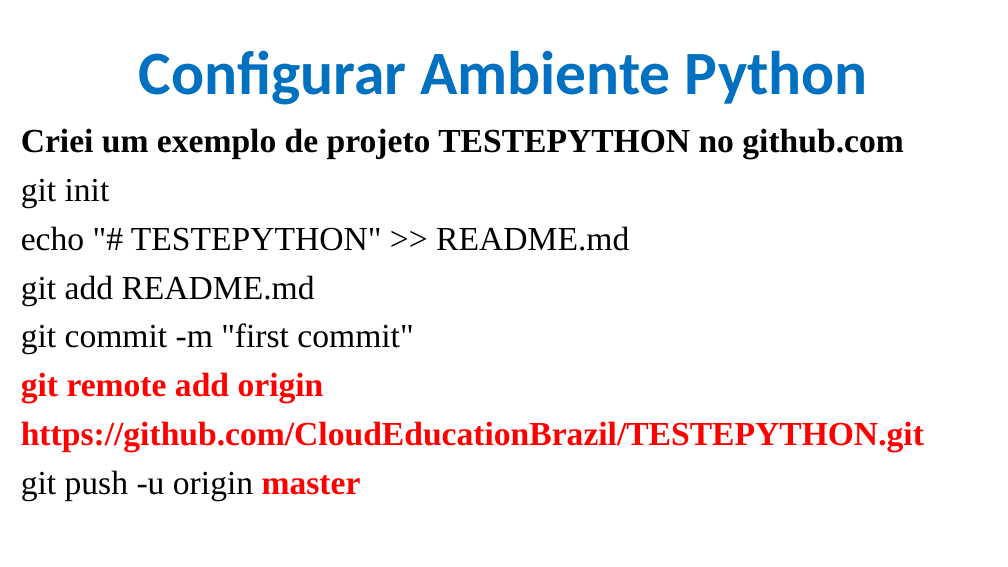
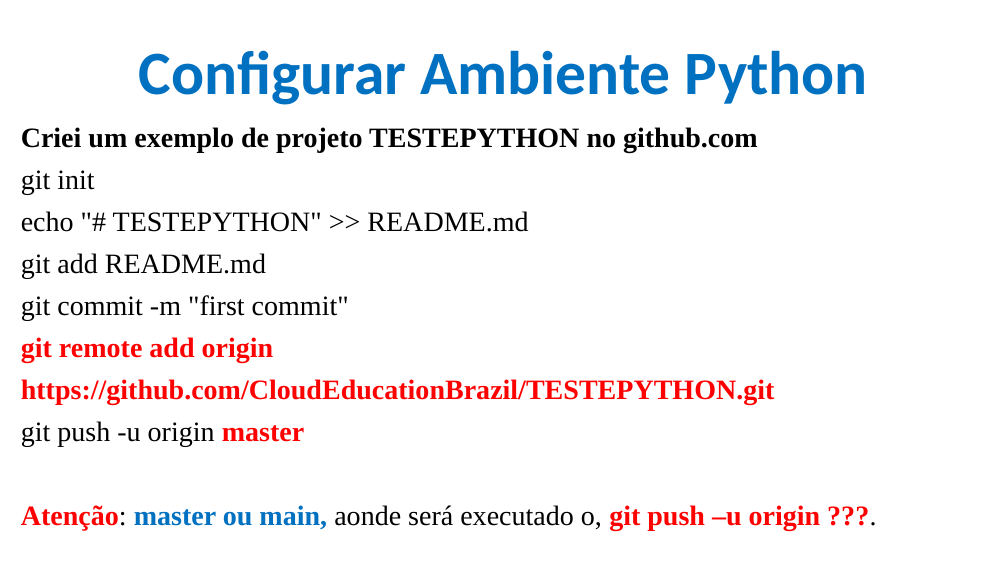
Before and after one commit to CloudEducationBrazil/WydenPythonParadigmas, a slide deck: slide 13 of 01 Classes/Aula 01 02 03 Programação Python.pptx. Drawn at 1008x567 pixels with LibreOffice and Linux fonts; fonts in the diff are those of the drawing; background and template pictures are left out. Boxes give left, top, right and bottom in pixels: in the first picture for what was removed or moved away, otherwise in the second. Text is boxed around its words. In the diff, an @@ line names an element or a change of style, - is before the commit and + after.

```diff
--- a/01 Classes/Aula 01 02 03 Programação Python.pptx
+++ b/01 Classes/Aula 01 02 03 Programação Python.pptx
@@ text at [21, 127, 775, 447]: size 24 to 20 pt in "Criei um exemplo de projeto TESTEPYTHON no ...", "git init", "echo "# TESTEPYTHON" >> README.md", "git add README.md" and 4 more places @@
@@ text at [21, 505, 821, 531]: paragraph added @@
+Atenção: master ou main, aonde será executado o, git push –u origin ???.
```
Also in this commit, not shown: 1 other slide changed.
